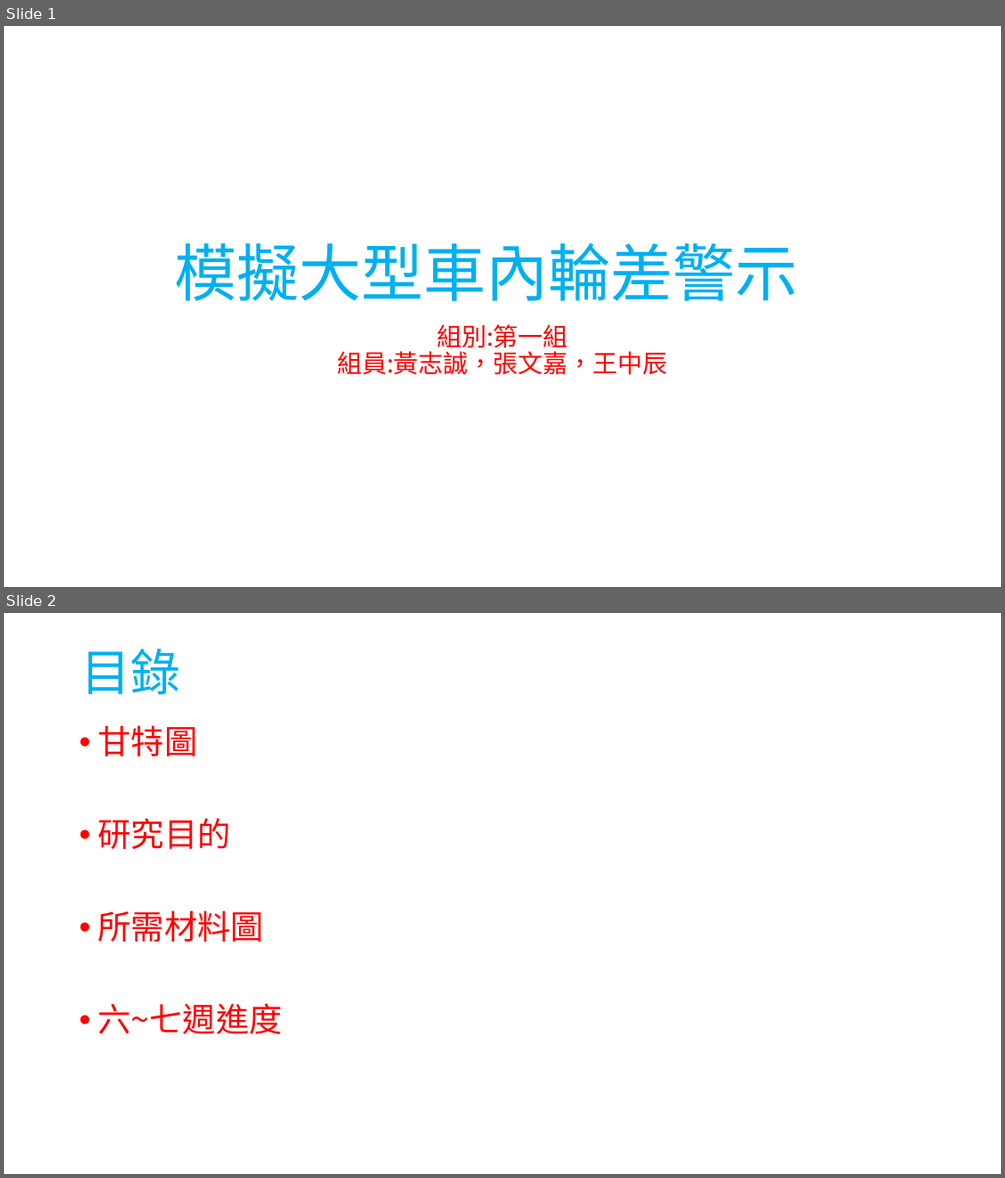
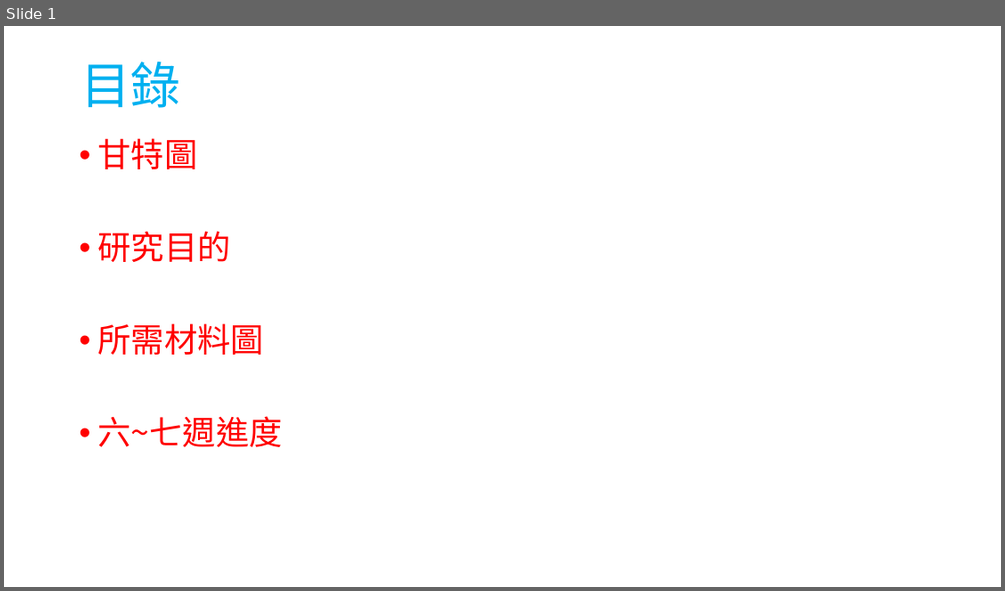
Before and after one commit to qiuas120916/zh120916, a slide deck: 模具三乙第一組.pptx. Shown one above the other, each under a label of ours: slides 1 and 2 before the commit, slide 1 after it. The pictures are 1005x1178 and 1005x591 pixels, drawn with LibreOffice and Linux fonts; fonts in the diff are those of the drawing; background and template pictures are left out. Boxes give left, top, right and bottom in pixels: in the first picture for what was removed or moved away, otherwise in the second. Text is boxed around its words. In the diff, an @@ line names an element or a change of style, - is before the commit and + after.

Commit message:
v2019.10.3 01

```diff
--- a/模具三乙第一組.pptx
+++ b/模具三乙第一組.pptx
@@ slide 1 removed at (4,26,1001,587), background picture (left out) @@
@@ title removed at (175,243,798,301) @@
-模擬大型車內輪差警示
@@ subtitle removed at (337,324,668,375) @@
-組別:第一組
-組員:黃志誠，張文嘉，王中辰
@@ what was slide 2 is now slide 1 @@
```
